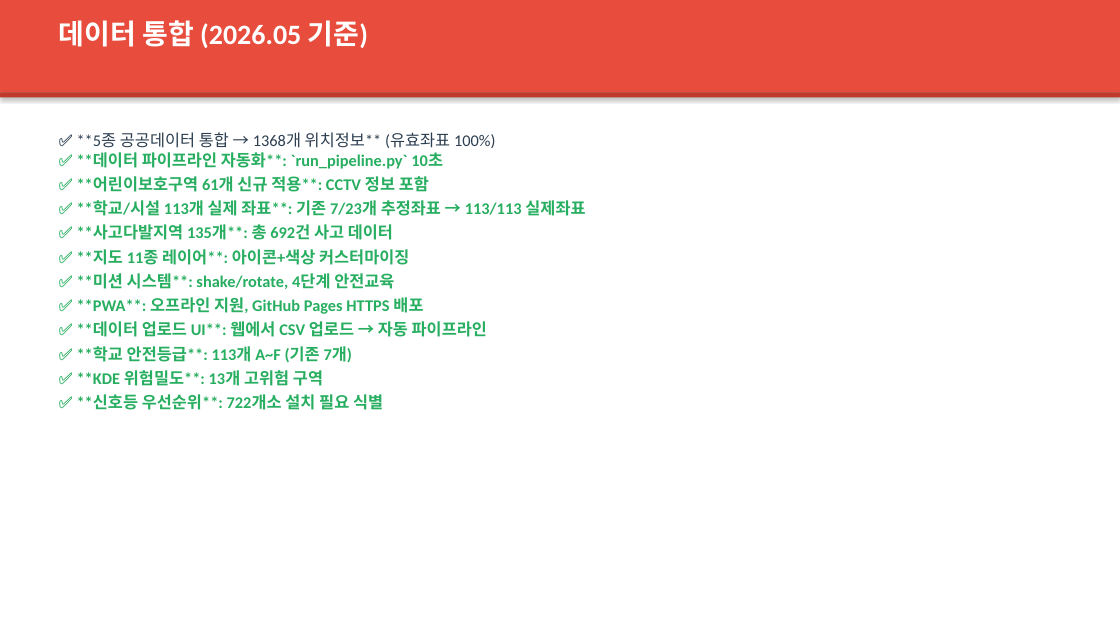
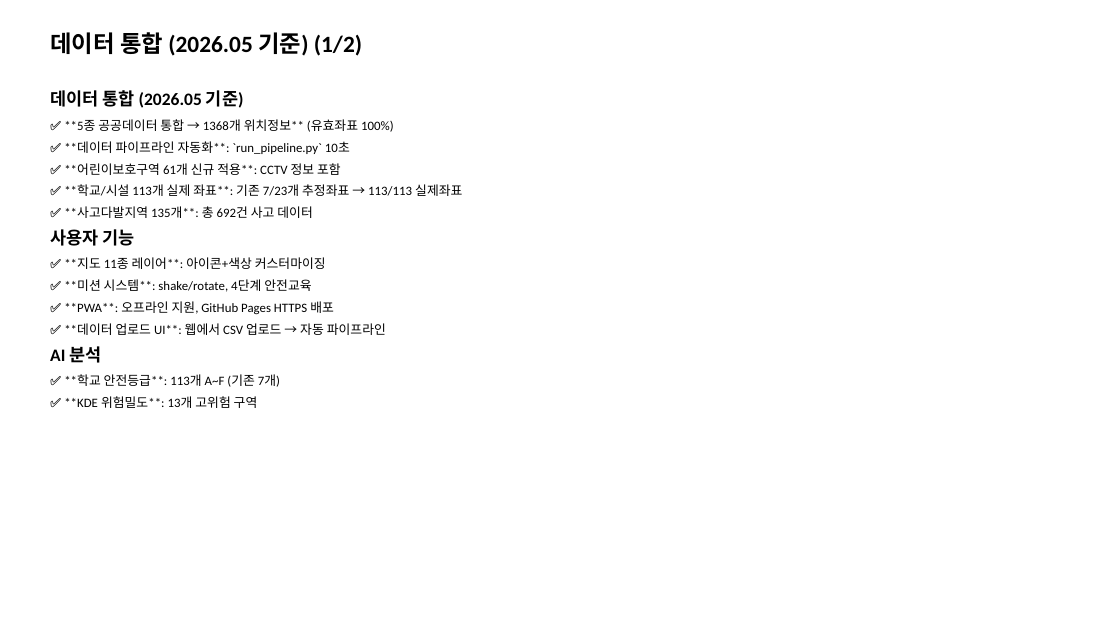
Before and after one commit to feelmydream80-sys/kidssafty, a slide deck: slide 17 of submission/ppt/KidsSafeAI_PPT_v4.pptx (slide 24 before the commit). Drawn at 1120x630 pixels with LibreOffice and Linux fonts; fonts in the diff are those of the drawing. Boxes give left, top, right and bottom in pixels: in the first picture for what was removed or moved away, otherwise in the second. Text is boxed around its words. In the diff, an @@ line names an element or a change of style, - is before the commit and + after.

```diff
--- a/submission/ppt/KidsSafeAI_PPT_v4.pptx
+++ b/submission/ppt/KidsSafeAI_PPT_v4.pptx
@@ rectangle removed at [0, 0, 1120, 92] @@
@@ text at [50, 32, 362, 56]: text changed; size 24 to 20 pt; text colour #FFFFFF to #000000 @@
-데이터 통합 (2026.05 기준)
+데이터 통합 (2026.05 기준) (1/2)
@@ rectangle removed at [0, 92, 1120, 97] @@
@@ text added at [50, 90, 244, 108], 15 pt, text #000000, bold @@
+데이터 통합 (2026.05 기준)
@@ text added at [98, 119, 394, 132], 11 pt, text #000000 @@
+✅ **5종 공공데이터 통합 → 1368개 위치정보** (유효좌표 100%)
@@ text removed at [77, 132, 585, 410] @@
-✅ **5종 공공데이터 통합 → 1368개 위치정보** (유효좌표 100%)
-✅ **데이터 파이프라인 자동화**: `run_pipeline.py` 10초
-✅ **어린이보호구역 61개 신규 적용**: CCTV 정보 포함
-✅ **학교/시설 113개 실제 좌표**: 기존 7/23개 추정좌표 → 113/113 실제좌표
-✅ **사고다발지역 135개**: 총 692건 사고 데이터
-✅ **지도 11종 레이어**: 아이콘+색상 커스터마이징
-✅ **미션 시스템**: shake/rotate, 4단계 안전교육
-✅ **PWA**: 오프라인 지원, GitHub Pages HTTPS 배포
-✅ **데이터 업로드 UI**: 웹에서 CSV 업로드 → 자동 파이프라인
-✅ **학교 안전등급**: 113개 A~F (기존 7개)
-✅ **KDE 위험밀도**: 13개 고위험 구역
-✅ **신호등 우선순위**: 722개소 설치 필요 식별
@@ text added at [77, 141, 350, 154], 11 pt, text #000000 @@
+✅ **데이터 파이프라인 자동화**: `run_pipeline.py` 10초
@@ text added at [77, 163, 341, 175], 11 pt, text #000000 @@
+✅ **어린이보호구역 61개 신규 적용**: CCTV 정보 포함
@@ text added at [77, 184, 462, 196], 11 pt, text #000000 @@
+✅ **학교/시설 113개 실제 좌표**: 기존 7/23개 추정좌표 → 113/113 실제좌표
@@ text added at [77, 206, 312, 218], 11 pt, text #000000 @@
+✅ **사고다발지역 135개**: 총 692건 사고 데이터
@@ text added at [50, 229, 134, 246], 15 pt, text #000000, bold @@
+사용자 기능
@@ text added at [77, 257, 326, 269], 11 pt, text #000000 @@
+✅ **지도 11종 레이어**: 아이콘+색상 커스터마이징
@@ text added at [77, 279, 311, 292], 11 pt, text #000000 @@
+✅ **미션 시스템**: shake/rotate, 4단계 안전교육
@@ text added at [64, 301, 334, 315], 11 pt, text #000000 @@
+✅ **PWA**: 오프라인 지원, GitHub Pages HTTPS 배포
@@ text added at [77, 323, 386, 335], 11 pt, text #000000 @@
+✅ **데이터 업로드 UI**: 웹에서 CSV 업로드 → 자동 파이프라인
@@ text added at [50, 346, 101, 363], 15 pt, text #000000, bold @@
+AI 분석
@@ text added at [77, 374, 280, 387], 11 pt, text #000000 @@
+✅ **학교 안전등급**: 113개 A~F (기존 7개)
@@ text added at [64, 396, 258, 408], 11 pt, text #000000 @@
+✅ **KDE 위험밀도**: 13개 고위험 구역
```
Also in this commit, not shown: 13 other slides changed, 6 slides added, 14 slides removed, 1 other file.
